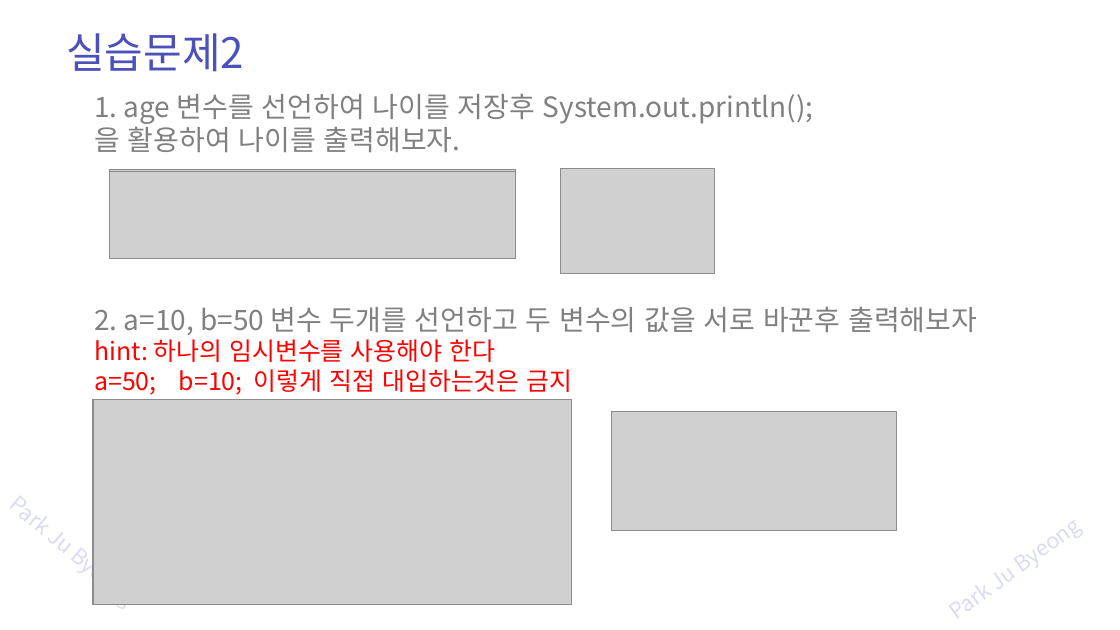
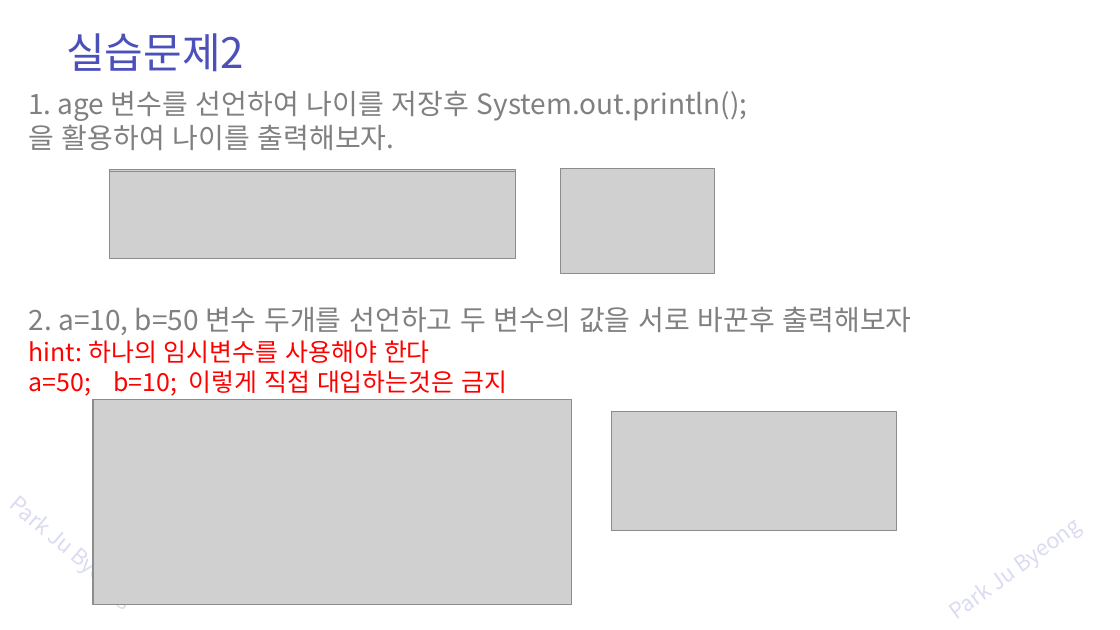
Before and after one commit to zest132/JavaLecture, a slide deck: slide 44 of JavaLecture/LectureFile/java 1강 변수.pptx. Drawn at 1120x630 pixels with LibreOffice and Linux fonts; fonts in the diff are those of the drawing; grey boxes stand for pictures. Boxes give left, top, right and bottom in pixels: in the first picture for what was removed or moved away, otherwise in the second. Text is boxed around its words. In the diff, an @@ line names an element or a change of style, - is before the commit and + after.

```diff
--- a/JavaLecture/LectureFile/java 1강 변수.pptx
+++ b/JavaLecture/LectureFile/java 1강 변수.pptx
@@ text "1. age 변수를 선언하여 나이를 ...": place and size @@
-text "1. age 변수를 선언하여 나이를 ..." at (94, 94, 813, 152)
+text "1. age 변수를 선언하여 나이를 ..." at (28, 91, 747, 150)
@@ text "2. a=10, b=50 변수 두개를 ...": place and size @@
-text "2. a=10, b=50 변수 두개를 ..." at (94, 307, 977, 395)
+text "2. a=10, b=50 변수 두개를 ..." at (29, 307, 912, 396)
```
Also in this commit, not shown: 1 other slide changed, 5 other files.
